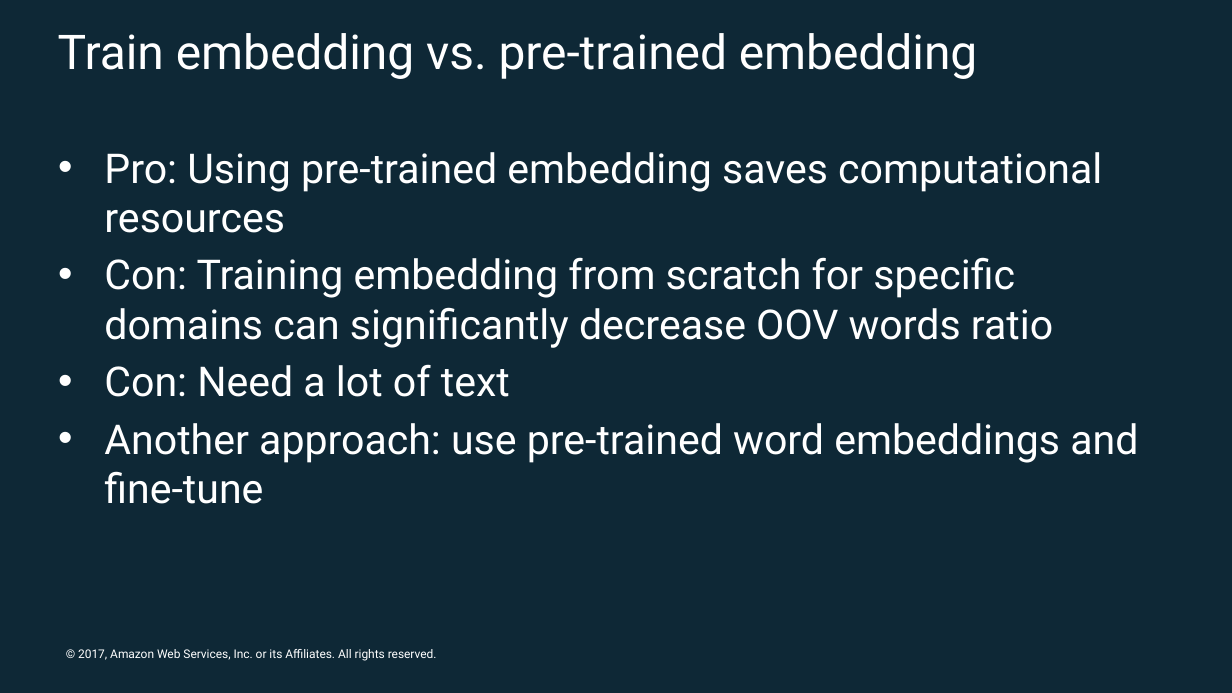
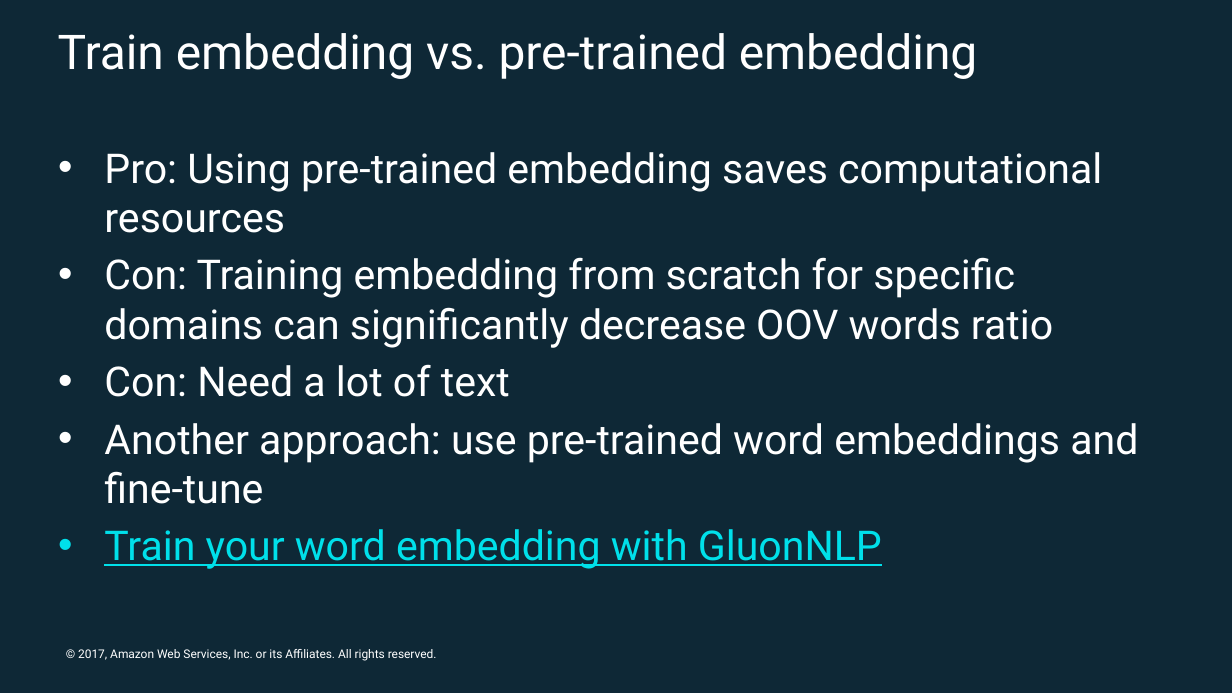
Before and after one commit to Ishitori/MXNetWorkshopHongKong, a slide deck: slide 14 of bicoded_sentiment_analysis/sentiment_anaysis.pptx. Drawn at 1232x693 pixels with LibreOffice and Linux fonts; fonts in the diff are those of the drawing; background and template pictures are left out. Boxes give left, top, right and bottom in pixels: in the first picture for what was removed or moved away, otherwise in the second. Text is boxed around its words. In the diff, an @@ line names an element or a change of style, - is before the commit and + after.

Commit message:
Link added

```diff
--- a/bicoded_sentiment_analysis/sentiment_anaysis.pptx
+++ b/bicoded_sentiment_analysis/sentiment_anaysis.pptx
@@ text at bbox=[104, 529, 882, 569]: paragraph added @@
+• Train your word embedding with GluonNLP
```
